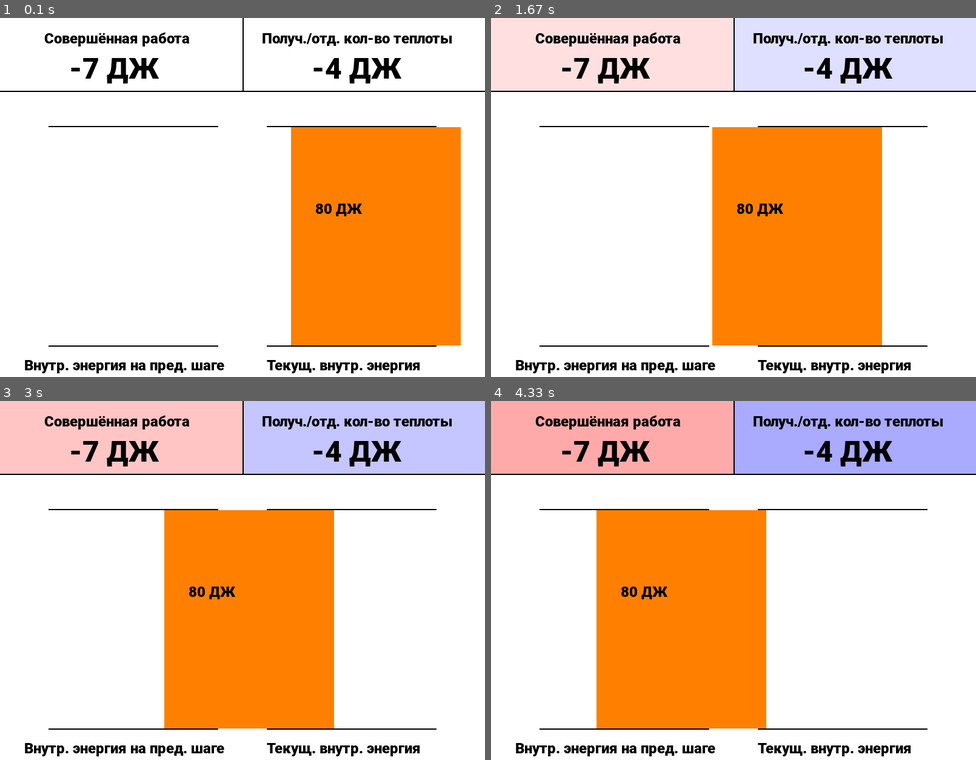
Above: before the commit, frames 1-4 (two rows, left to right).
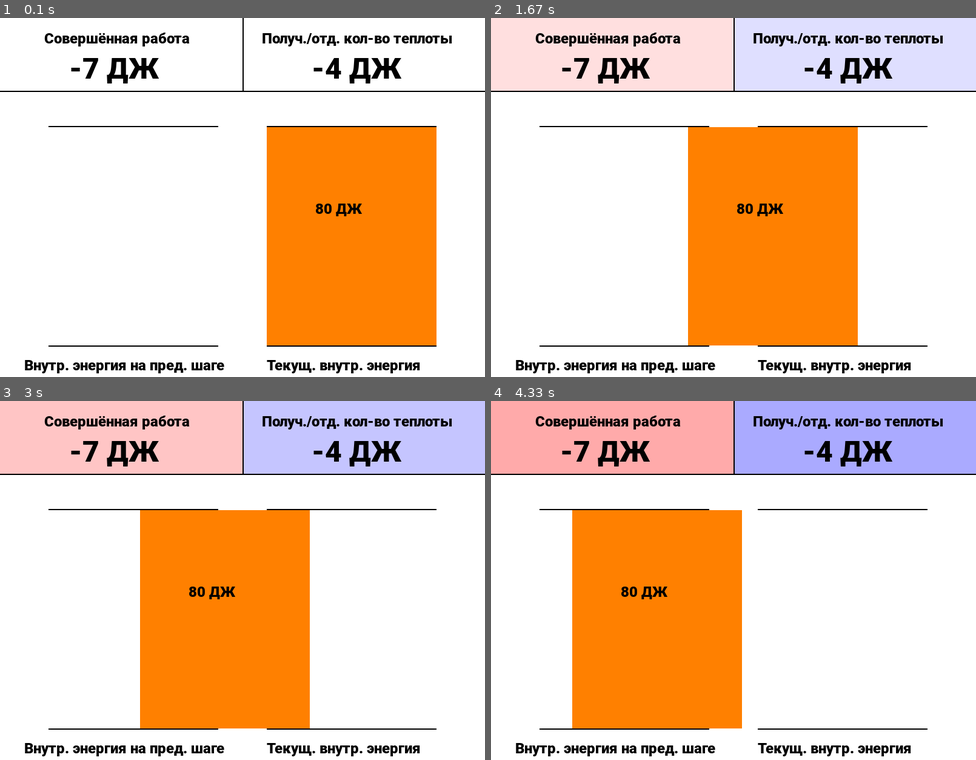
Above: after the commit, the same moments.

Repository: valerazykov/stat_phys_van-der-waals-gas
Game: pygame game, started from info.py
Two runs of this game, one before a commit and one after it. Both use one fixed random seed, a clock stepped at 60 frames per second and the inputs below.
Inputs:
- Up to frame 1 (0.1 s): no input
- Up to frame 2 (1.67 s): no input
- Up to frame 3 (3 s): no input
- Up to frame 4 (4.33 s): no input

The runs differ from the first frame. In frame 1, 6.1% of the frame differs, in the area x 55-95%, y 30-92%; in frame 2, 6.1%; in frame 3, 6.1%; in frame 4, 6.1%.

Commit message:
Update info.py

Diff:
--- a/info.py
+++ b/info.py
@@ -102,7 +102,7 @@
             if step < 100:
                 self.lines()
                 pygame.draw.rect(self.screen, (255, 128, 0), (
-                    self.coor[0] + round(0.60 * self.coor[2]) - round(0.45 * self.coor[2] / 100 * step), self.coor[1] + round(0.3 * self.coor[3]),
+                    self.coor[0] + round(0.55 * self.coor[2]) - round(0.45 * self.coor[2] / 100 * step), self.coor[1] + round(0.3 * self.coor[3]),
                     round(0.35 * self.coor[2]),
                     round(0.6 * self.coor[3])))
                 text_surface = self.my_font.render(str(self.curr_data) + ' ДЖ', True, 'Black')
